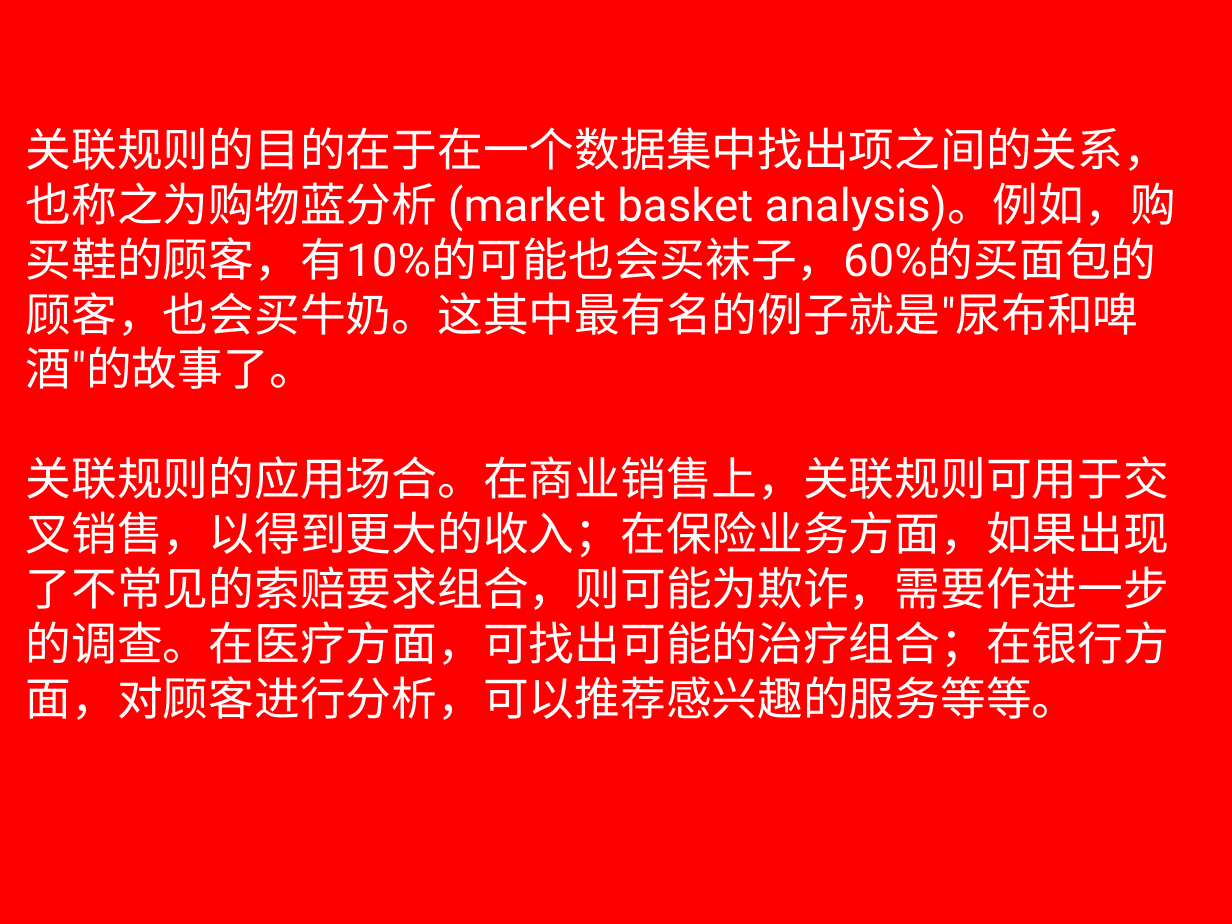
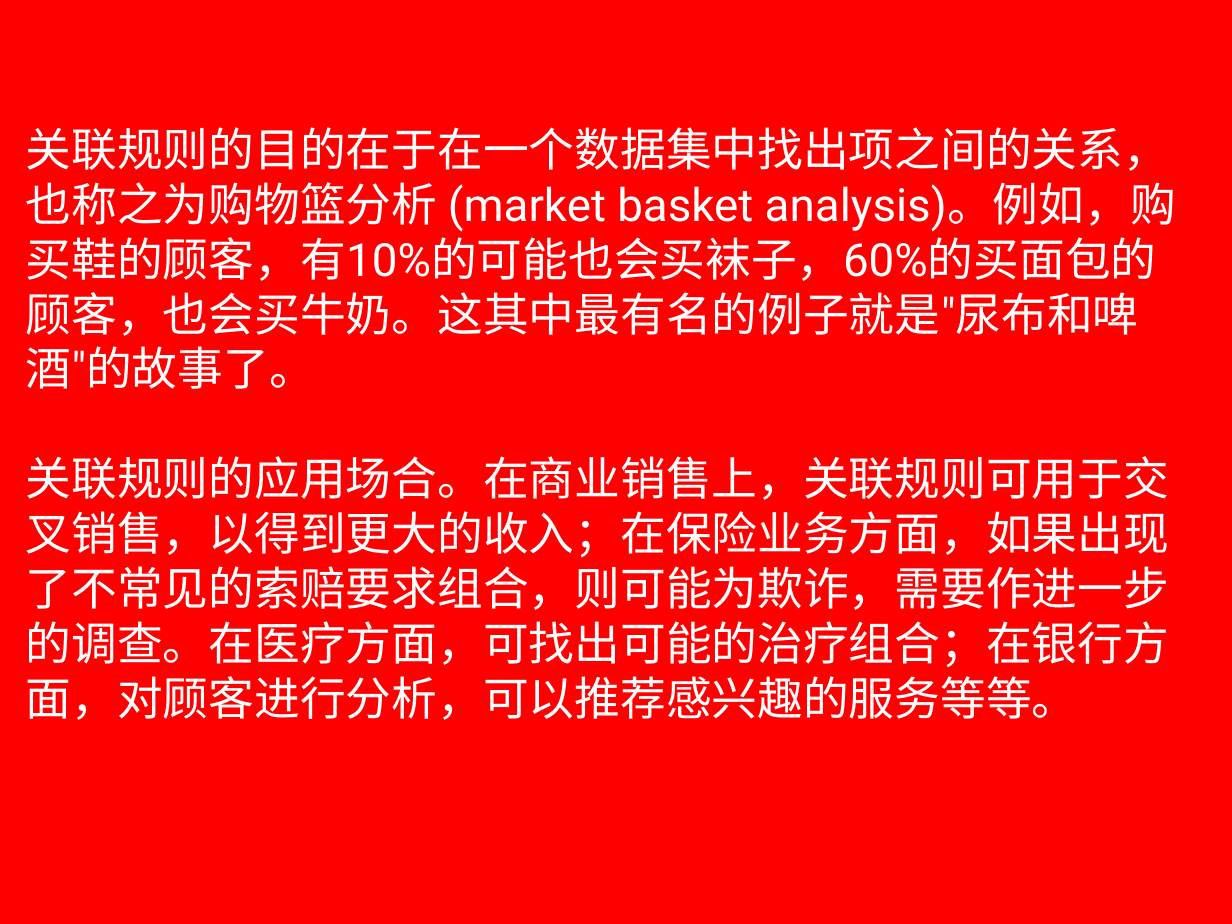
Before and after one commit to lizhanhui/ml, a slide deck: slide 5 of doc/presentation.pptx. Drawn at 1232x924 pixels with LibreOffice and Linux fonts; fonts in the diff are those of the drawing; background and template pictures are left out. Boxes give left, top, right and bottom in pixels: in the first picture for what was removed or moved away, otherwise in the second. Text is boxed around its words. In the diff, an @@ line names an element or a change of style, - is before the commit and + after.

```diff
--- a/doc/presentation.pptx
+++ b/doc/presentation.pptx
@@ text at (26,127,1176,389): text changed @@
-关联规则的目的在于在一个数据集中找出项之间的关系，也称之为购物蓝分析 (market basket analysis)。例如，购买鞋的顾客，有10%的可能也会买袜子，60%的买面包的顾客，也会买牛奶。这其中最有名的例子就是"尿布和啤酒"的故事了。
+关联规则的目的在于在一个数据集中找出项之间的关系，也称之为购物篮分析 (market basket analysis)。例如，购买鞋的顾客，有10%的可能也会买袜子，60%的买面包的顾客，也会买牛奶。这其中最有名的例子就是"尿布和啤酒"的故事了。
```
Also in this commit, not shown: 2 other slides changed, 8 slides added, 1 slide removed.
